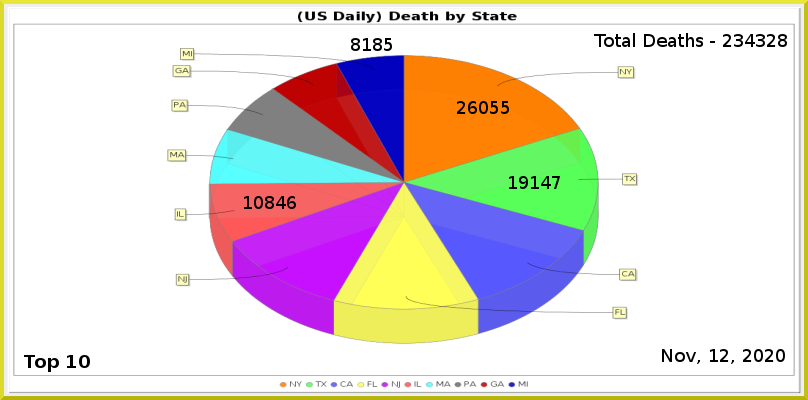
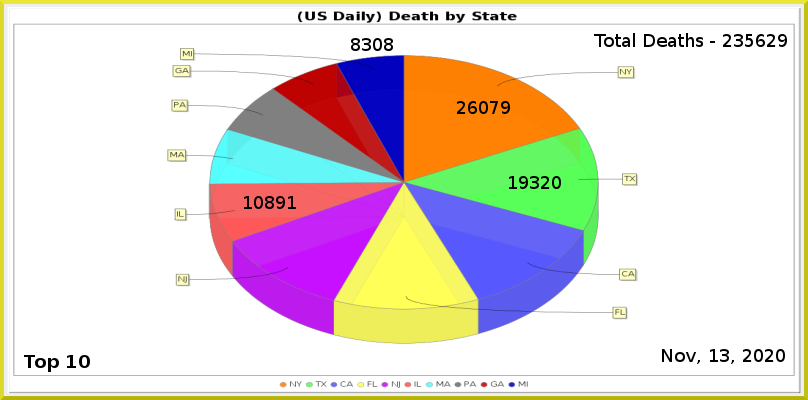
Before/after of a 808×400 layered artwork. What changed in the layer stack:
painted on "Least" over bbox(362, 38, 393, 51)
painted on "6" over bbox(276, 196, 296, 209)
painted on "2" over bbox(530, 176, 561, 189)
painted on "1" over bbox(490, 101, 510, 114)
renamed "Total Deaths - 234328" to "Total Deaths - 235629", painted on it over bbox(745, 34, 787, 47)
painted on "Current Date" over bbox(720, 349, 729, 362)
